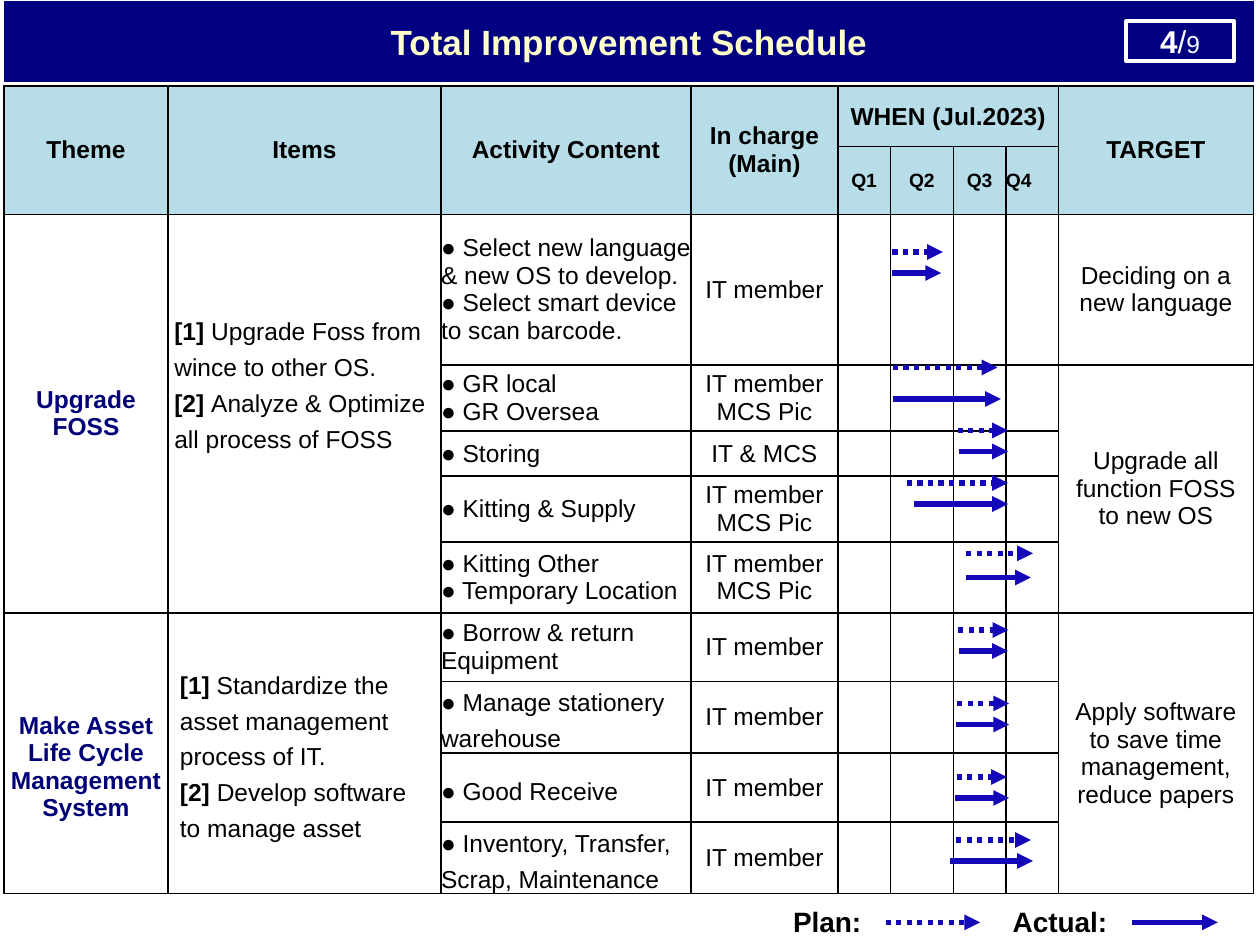
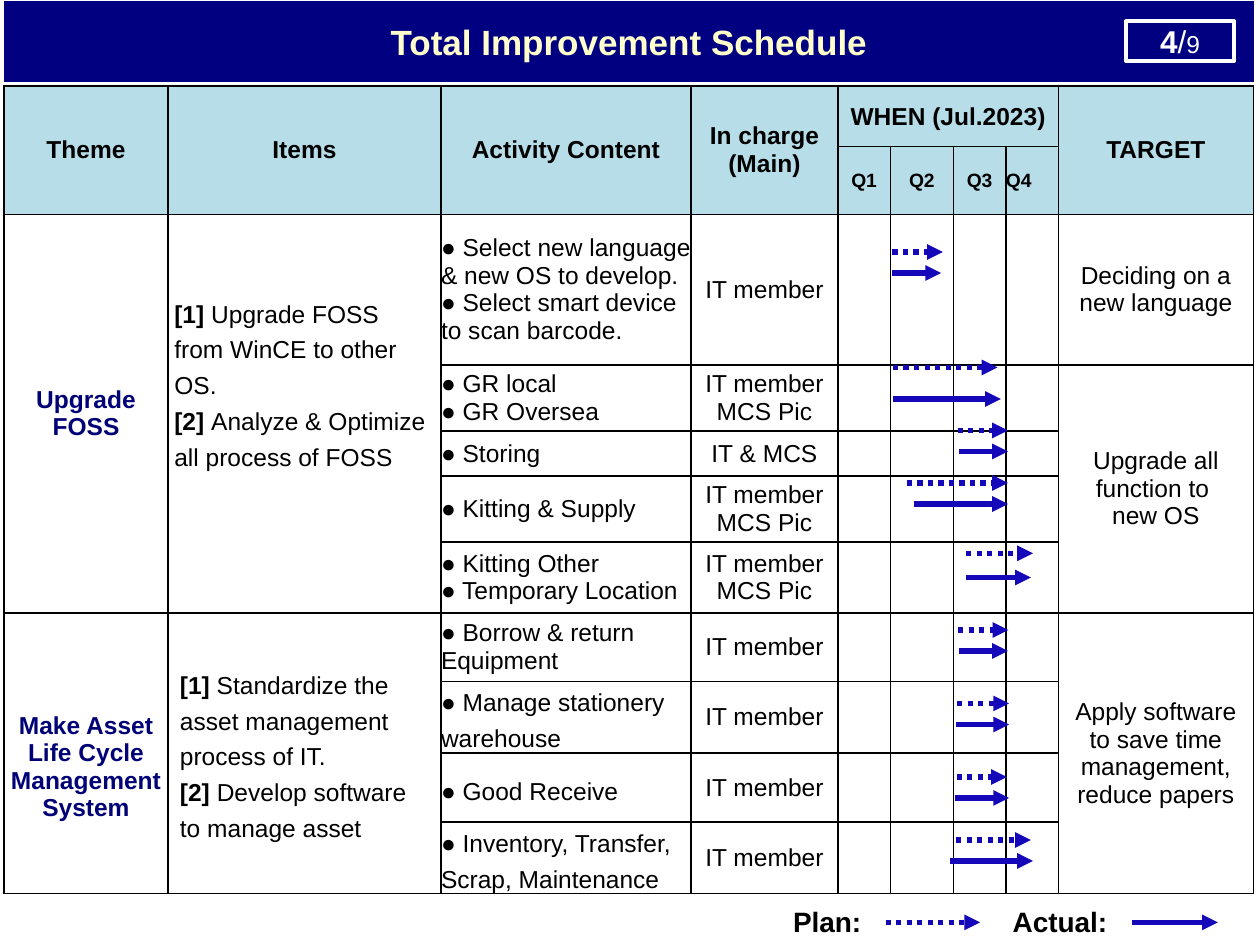
Before and after one commit to thietbicongnghevietnam/ReportPSNV, a slide deck: slide 5 of Report_Nguyen Nhu Minh.pptx. Drawn at 1260x945 pixels with LibreOffice and Linux fonts; fonts in the diff are those of the drawing. Boxes give left, top, right and bottom in pixels: in the first picture for what was removed or moved away, otherwise in the second. Text is boxed around its words. In the diff, an @@ line names an element or a change of style, - is before the commit and + after.

```diff
--- a/Report_Nguyen Nhu Minh.pptx
+++ b/Report_Nguyen Nhu Minh.pptx
@@ table at (4, 86, 1255, 897) @@
-row 3, column 2: [1] Upgrade Foss from wince to other OS. / [2] Analyze & Optimize all process of FOSS
+row 3, column 2: [1] Upgrade FOSS from WinCE to other OS. / [2] Analyze & Optimize all process of FOSS
-row 4, column 9: Upgrade all function FOSS to new OS
+row 4, column 9: Upgrade all function to / new OS
```
Also in this commit, not shown: 3 other slides changed, 2 other files.
